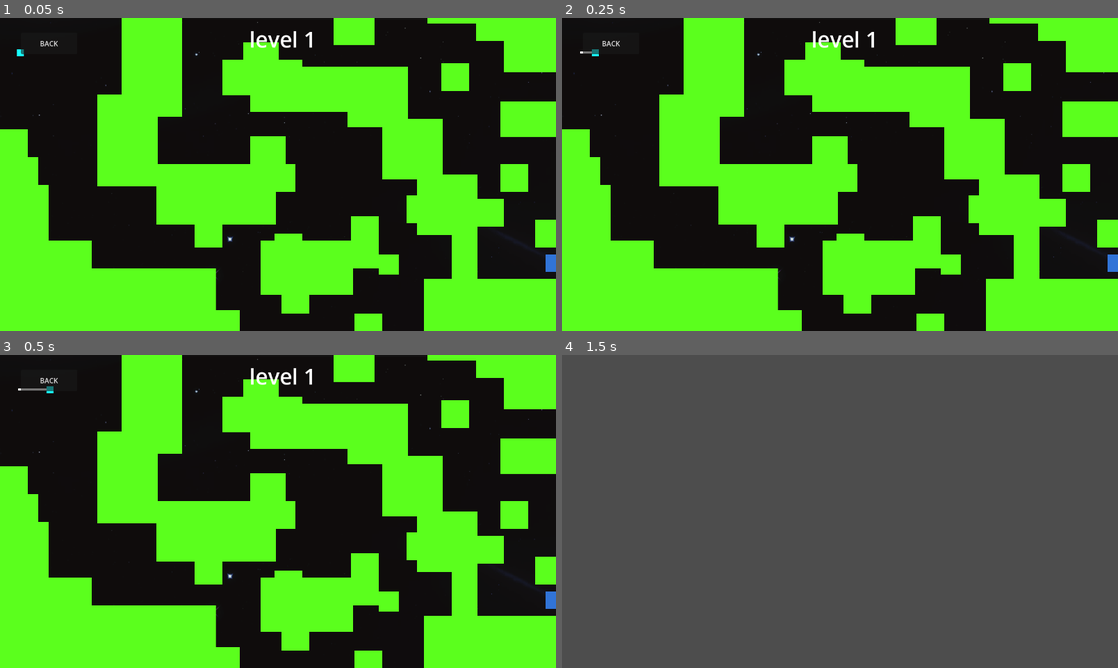
Above: before the commit, frames 1-4 (two rows, left to right).
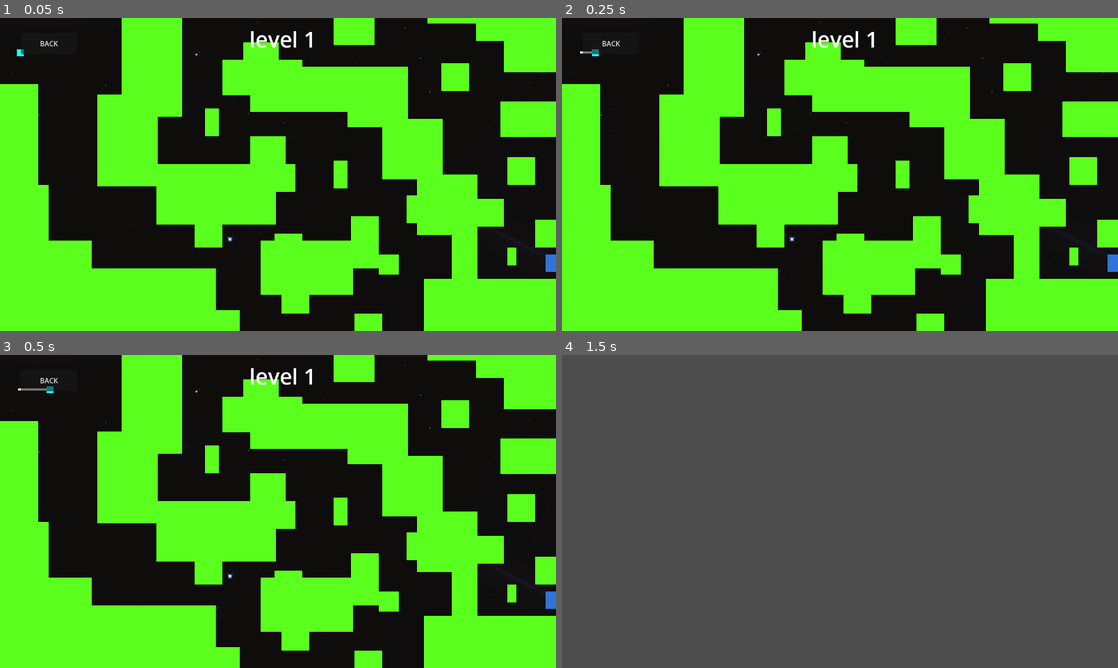
Above: after the commit, the same moments.

Repository: alexgaaranes/jame-gam-50
Game: Godot game, scene res://scenes/level/level1/level1.tscn
The game is run twice, just before and just after one commit, with the same random seed, the same clock (stepped at 60 frames per second) and the same inputs. This scene is started directly instead of the project's main scene.
Inputs:
- Up to frame 1 (0.05 s): no input
- Up to frame 2 (0.25 s): no input
- Up to frame 3 (0.5 s): no input
- Up to frame 4 (1.5 s): tap Enter (ui_accept) at 0.5, 0.77 s; hold D (right) 0.53-1.25 s; click "BACK" at 1.25 s

The runs differ from the first frame. In frame 1, 2.1% of the frame differs, in the area x 0-97%, y 21-80%; in frame 2, 2.1%; in frame 3, 2.1%; in frame 4, nothing differs.
Error in both runs: Cannot call method 'get_children' on a null value. (res://scenes/level/level_back_button.gd:14)

Commit message:
feat: disable backward movement in level 1

Diff:
--- a/scenes/level/level1/level1.tscn
+++ b/scenes/level/level1/level1.tscn
@@ -229,7 +229,7 @@
 position = Vector2(1096, 416)
 
 [node name="barrier57" parent="." instance=ExtResource("3_hup2f")]
-position = Vector2(1152, 336)
+position = Vector2(1168, 320)
 
 [node name="barrier58" parent="." instance=ExtResource("3_hup2f")]
 position = Vector2(576, 272)
@@ -257,8 +257,38 @@
 script = ExtResource("2_0crt6")
 
 [node name="GameOver" parent="." groups=["ui"] instance=ExtResource("7_fnolb")]
+visible = false
 
 [node name="YouWin" parent="." groups=["ui"] instance=ExtResource("8_ssrwo")]
+visible = false
+
+[node name="barrier59" parent="." instance=ExtResource("3_hup2f")]
+position = Vector2(472, 208)
+scale = Vector2(0.495, 0.495)
+
+[node name="barrier60" parent="." instance=ExtResource("3_hup2f")]
+position = Vector2(472, 240)
+scale = Vector2(0.495, 0.495)
+
+[node name="barrier61" parent="." instance=ExtResource("3_hup2f")]
+position = Vector2(768, 328)
+scale = Vector2(0.495, 0.495)
+
+[node name="barrier62" parent="." instance=ExtResource("3_hup2f")]
+position = Vector2(768, 360)
+scale = Vector2(0.495, 0.495)
+
+[node name="barrier63" parent="." instance=ExtResource("3_hup2f")]
+position = Vector2(1168, 548)
+scale = Vector2(0.325, 0.325)
+
+[node name="barrier64" parent="." instance=ExtResource("3_hup2f")]
+position = Vector2(-88, 152)
+scale = Vector2(2.75, 2.75)
+
+[node name="barrier65" parent="." instance=ExtResource("3_hup2f")]
+position = Vector2(1168, 528)
+scale = Vector2(0.325, 0.325)
 
 [connection signal="lose" from="Player_level1" to="." method="_on_player_level_1_lose"]
 [connection signal="ready" from="Player_level1" to="Player_level1" method="_on_ready"]
--- a/scenes/level/level1/level1_player.gd
+++ b/scenes/level/level1/level1_player.gd
@@ -16,14 +16,15 @@
 	# As good practice, you should replace UI actions with custom gameplay actions.
 	var xdirection := Input.get_axis("left", "right")
 	if xdirection:
-		velocity.x = xdirection * SPEED
-		velocity.y = 0
-
+		if xdirection * velocity.x >= 0:
+			velocity.x = xdirection * SPEED
+			velocity.y = 0
 
 	var ydirection := Input.get_axis("up", "down")
 	if ydirection:
-		velocity.y = ydirection * SPEED
-		velocity.x = 0
+		if ydirection * velocity.y >= 0:
+			velocity.y = ydirection * SPEED
+			velocity.x = 0
 
 	move_and_slide()
 
